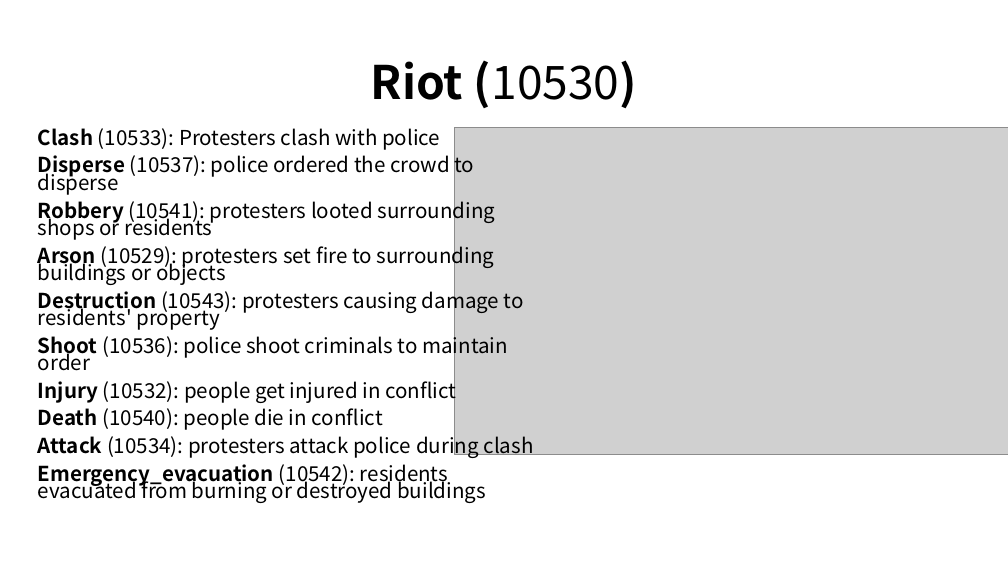
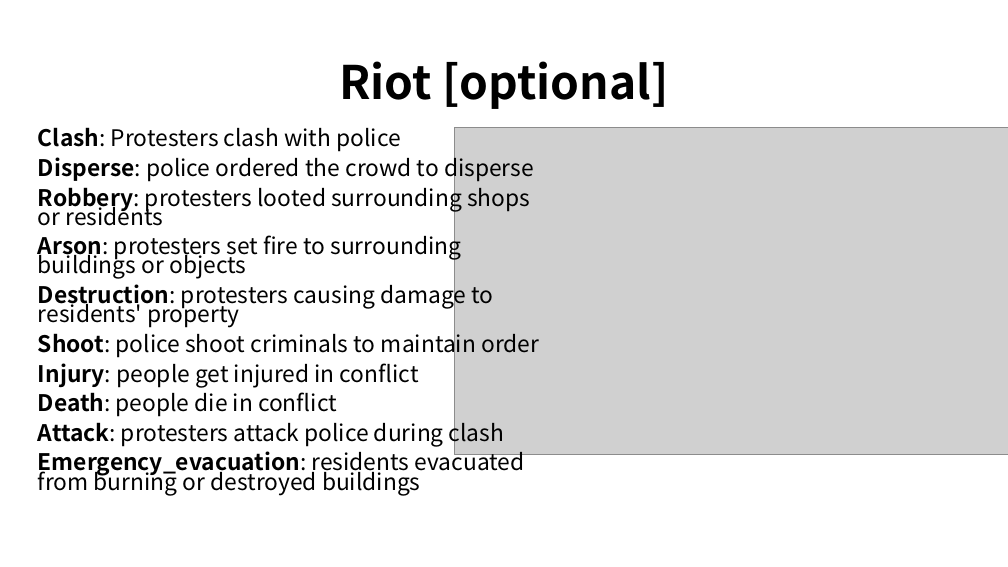
Before and after one commit to RESIN-KAIROS/schemalib, a slide deck: slide 5 of hrf/civil_unrest.pptx. Drawn at 1008x567 pixels with LibreOffice and Linux fonts; fonts in the diff are those of the drawing; grey boxes stand for pictures. Boxes give left, top, right and bottom in pixels: in the first picture for what was removed or moved away, otherwise in the second. Text is boxed around its words. In the diff, an @@ line names an element or a change of style, - is before the commit and + after.

```diff
--- a/hrf/civil_unrest.pptx
+++ b/hrf/civil_unrest.pptx
@@ title at box(339, 61, 668, 109): text changed @@
-Riot (10530)
+Riot [optional]
@@ text at box(38, 127, 539, 496): text changed; size 19.6 to 21.7 pt @@
-Clash (10533): Protesters clash with police
-Disperse (10537): police ordered the crowd to disperse
-Robbery (10541): protesters looted surrounding shops or residents
-Arson (10529): protesters set fire to surrounding buildings or objects
-Destruction (10543): protesters causing damage to residents' property
-Shoot (10536): police shoot criminals to maintain order
-Injury (10532): people get injured in conflict
-Death (10540): people die in conflict
-Attack (10534): protesters attack police during clash
-Emergency_evacuation (10542): residents evacuated from burning or destroyed buildings
+Clash: Protesters clash with police
+Disperse: police ordered the crowd to disperse
+Robbery: protesters looted surrounding shops or residents
+Arson: protesters set fire to surrounding buildings or objects
+Destruction: protesters causing damage to residents' property
+Shoot: police shoot criminals to maintain order
+Injury: people get injured in conflict
+Death: people die in conflict
+Attack: protesters attack police during clash
+Emergency_evacuation: residents evacuated from burning or destroyed buildings
```
Also in this commit, not shown: 5 other slides changed, 2 other files.
